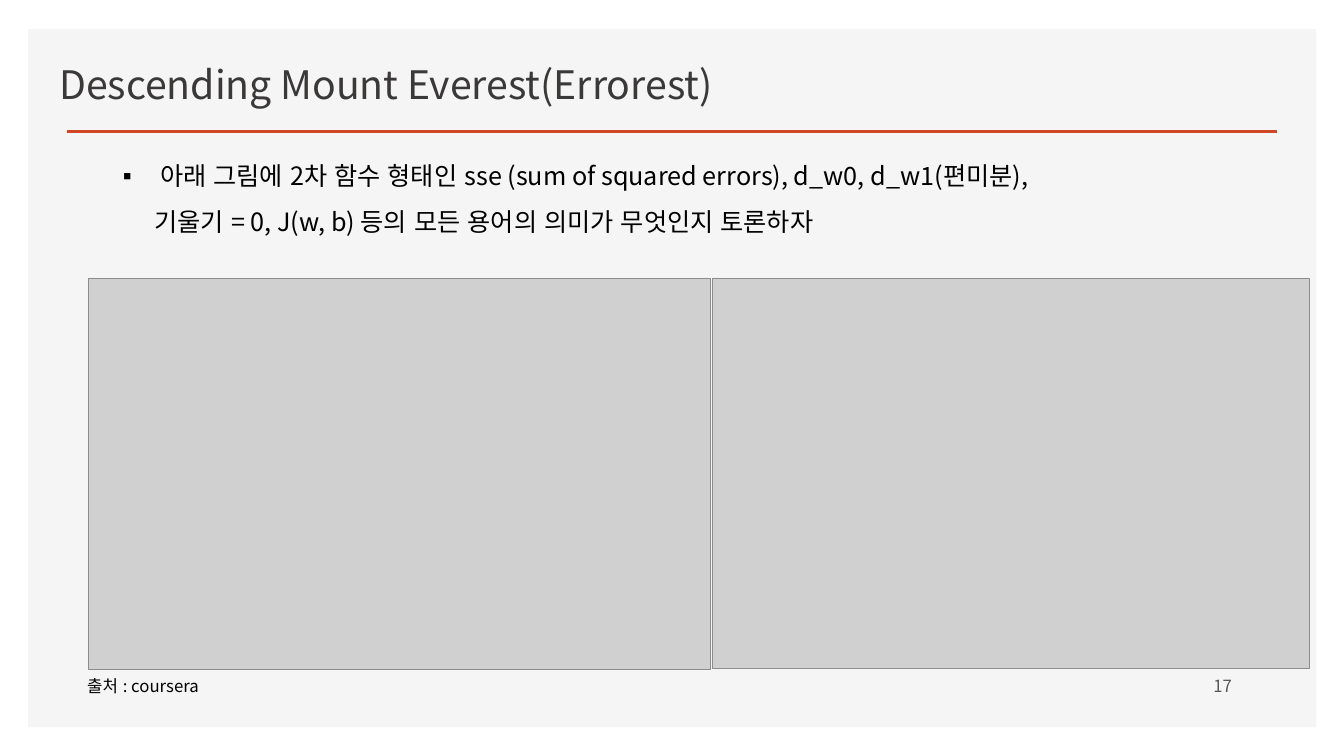
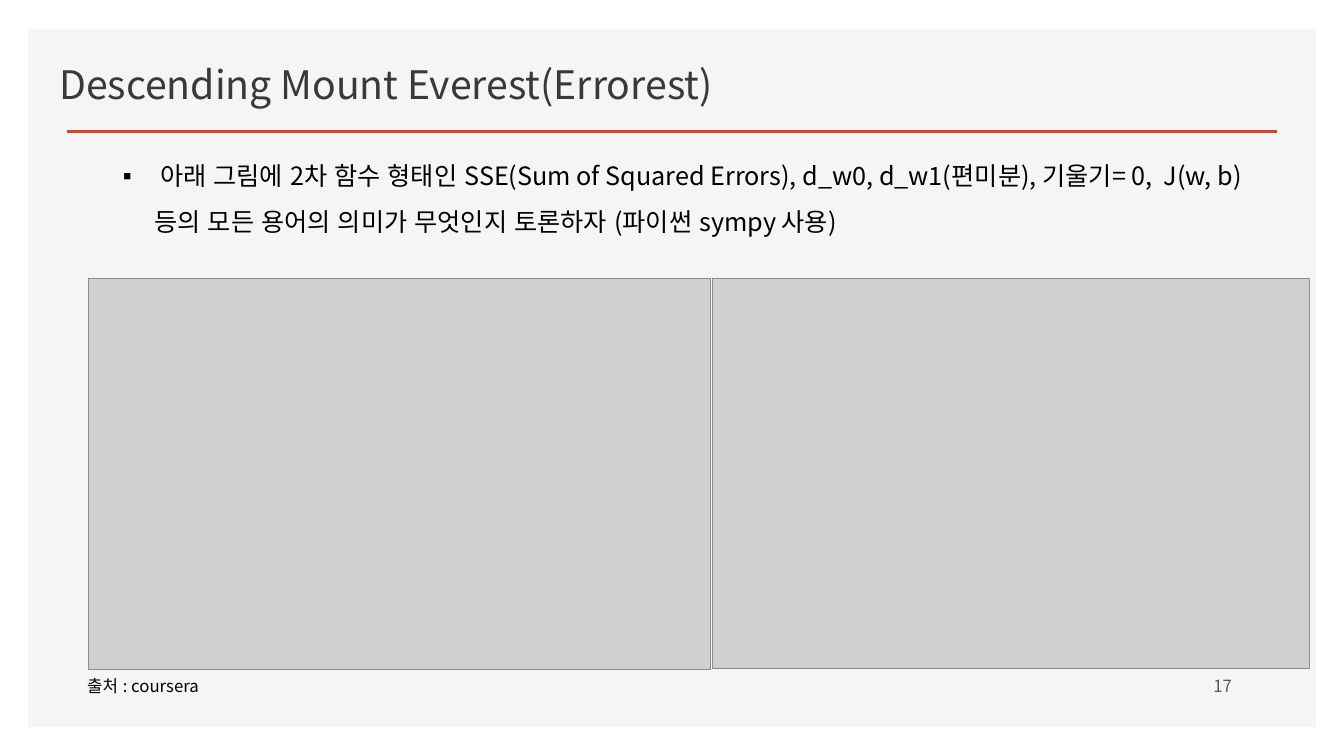
Before and after one commit to ancestor9/mathematics-for-machine-learning, a slide deck: slide 17 of Linear_Algebra/w4_Perceptron_Regression.pptx. Drawn at 1344x756 pixels with LibreOffice and Linux fonts; fonts in the diff are those of the drawing; grey boxes stand for pictures; background and template pictures are left out. Boxes give left, top, right and bottom in pixels: in the first picture for what was removed or moved away, otherwise in the second. Text is boxed around its words. In the diff, an @@ line names an element or a change of style, - is before the commit and + after.

```diff
--- a/Linear_Algebra/w4_Perceptron_Regression.pptx
+++ b/Linear_Algebra/w4_Perceptron_Regression.pptx
@@ text at (154, 164, 1242, 237): text changed @@
-▪ 아래 그림에 2차 함수 형태인 sse (sum of squared errors), d_w0, d_w1(편미분), 기울기 = 0, J(w, b) 등의 모든 용어의 의미가 무엇인지 토론하자
+▪ 아래 그림에 2차 함수 형태인 SSE(Sum of Squared Errors), d_w0, d_w1(편미분), 기울기= 0, J(w, b) 등의 모든 용어의 의미가 무엇인지 토론하자 (파이썬 sympy 사용)
```
Also in this commit, not shown: 10 other slides changed, 2 slides added.
